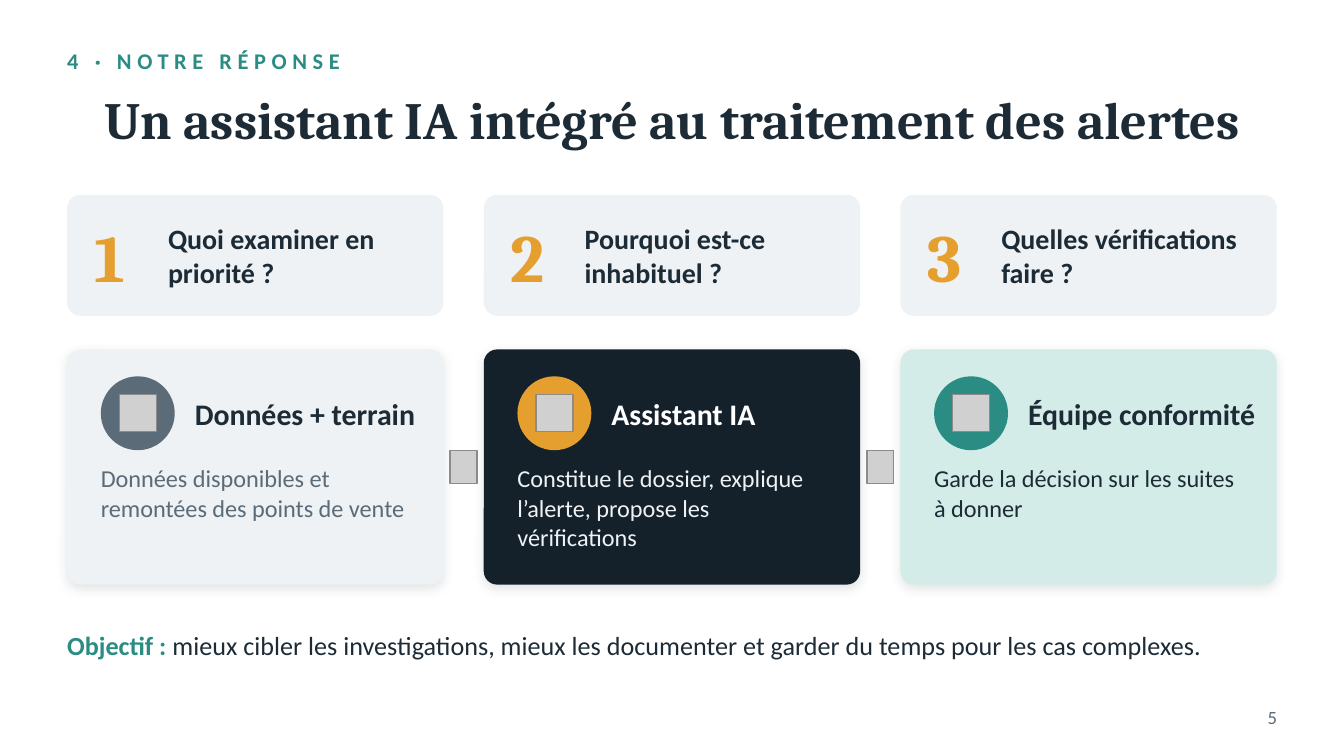
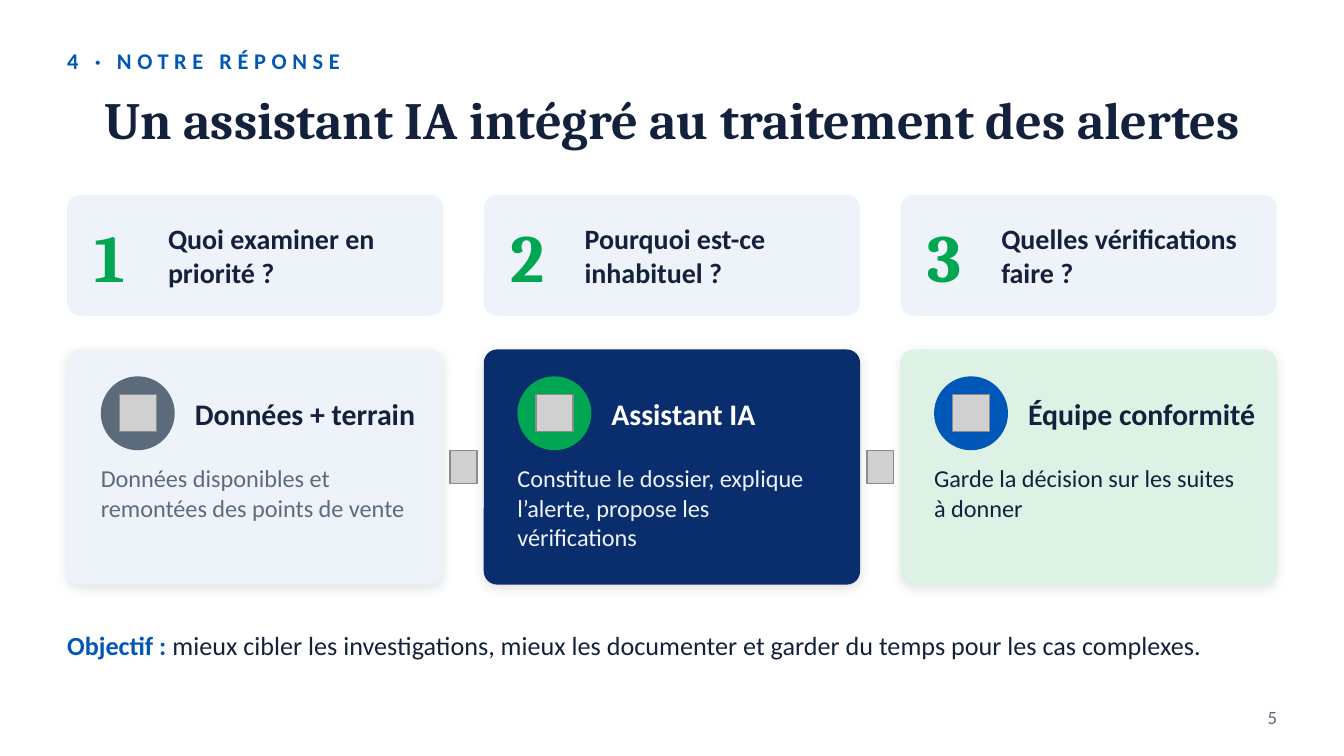
Before and after one commit to saponealexis1-netizen/n8n_projet, a slide deck: slide 5 of presentation/IA_LCB_points_de_vente.pptx. Drawn at 1344x756 pixels with LibreOffice and Linux fonts; fonts in the diff are those of the drawing; grey boxes stand for pictures. Boxes give left, top, right and bottom in pixels: in the first picture for what was removed or moved away, otherwise in the second. Text is boxed around its words. In the diff, an @@ line names an element or a change of style, - is before the commit and + after.

```diff
--- a/presentation/IA_LCB_points_de_vente.pptx
+++ b/presentation/IA_LCB_points_de_vente.pptx
@@ text "4 · NOTRE RÉPONSE" at (x1=67, y1=50, x2=339, y2=69): text colour #2A8C82 to #0057B8 @@
@@ fill #EEF2F4 to #EEF3F9 in 3 elements at (x1=67, y1=195, x2=444, y2=316), (x1=484, y1=195, x2=860, y2=316), (x1=900, y1=195, x2=1277, y2=316) @@
@@ text colour #E59F2E to #00A651 in 3 elements at (x1=94, y1=237, x2=125, y2=282), (x1=511, y1=236, x2=545, y2=282), (x1=927, y1=236, x2=961, y2=283) @@
@@ rounded rectangle at (x1=484, y1=349, x2=860, y2=585): fill #14212B to #0A2D6E @@
@@ rounded rectangle at (x1=900, y1=349, x2=1277, y2=585): fill #D4ECE8 to #DDF2E5 @@
@@ ellipse at (x1=517, y1=376, x2=591, y2=450): fill #E59F2E to #00A651 @@
@@ ellipse at (x1=934, y1=376, x2=1008, y2=450): fill #2A8C82 to #0057B8 @@
@@ text "Constitue le dossier, explique l’alerte, ..." at (x1=517, y1=470, x2=803, y2=546): text colour #EEF2F4 to #EEF3F9 @@
@@ text "Objectif : mieux cibler les ..." at (x1=67, y1=636, x2=1200, y2=660): text colour #2A8C82 to #0057B8 in "Objectif :"; text colour #1C2B36 to #14213D @@
```
Also in this commit, not shown: 4 other slides changed.
